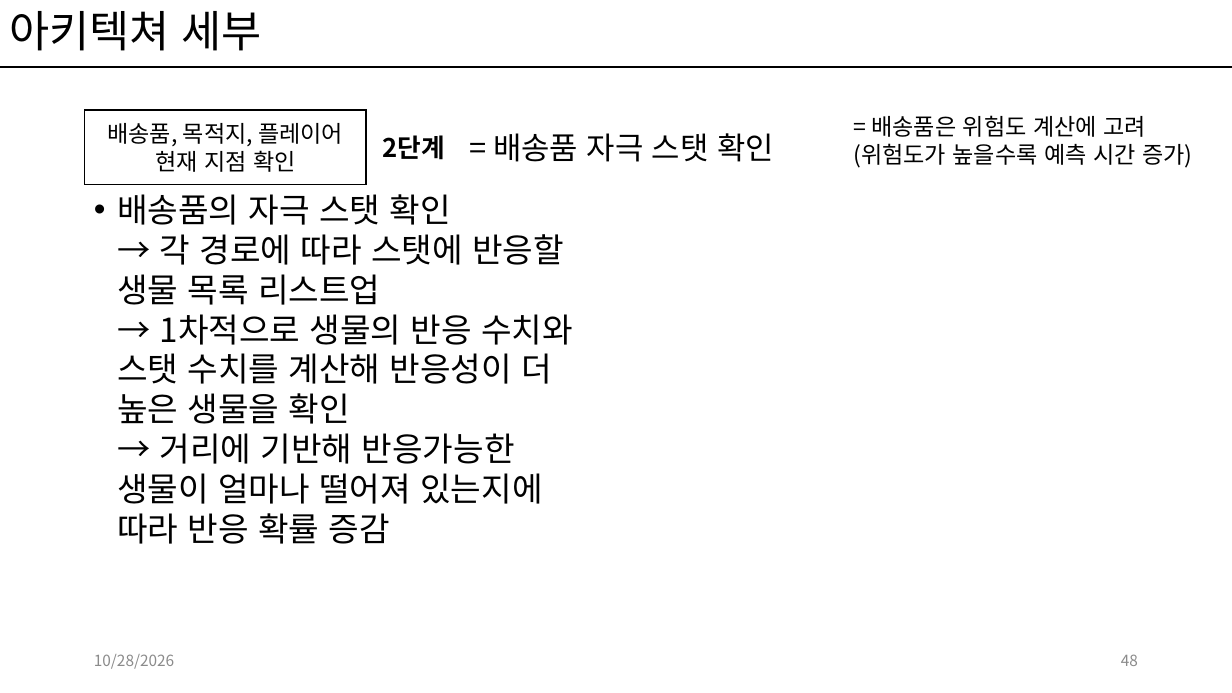
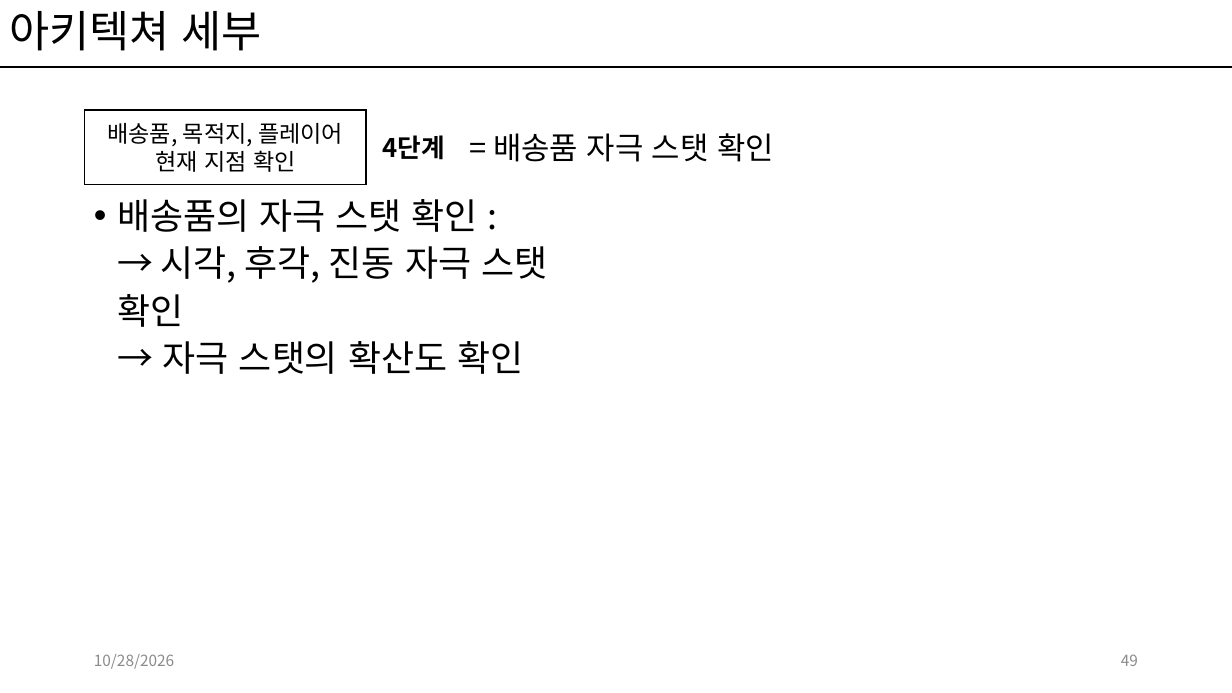
Before and after one commit to kwakyerin/2026_Graduation_Project, a slide deck: slide 49 of documents/HyunahKwon/design/designing/for_teammates/배트와 달트_기획.pptx (slide 48 before the commit). Drawn at 1232x693 pixels with LibreOffice and Linux fonts; fonts in the diff are those of the drawing. Boxes give left, top, right and bottom in pixels: in the first picture for what was removed or moved away, otherwise in the second. Text is boxed around its words. In the diff, an @@ line names an element or a change of style, - is before the commit and + after.

Commit message:
아키텍쳐 기획 세부 정리 완료
전체 기획서에 위치함, 수정한 페이지는 표시를 해둠

```diff
--- a/documents/HyunahKwon/design/designing/for_teammates/배트와 달트_기획.pptx
+++ b/documents/HyunahKwon/design/designing/for_teammates/배트와 달트_기획.pptx
@@ text removed at (853, 115, 1192, 168) @@
-= 배송품은 위험도 계산에 고려
-(위험도가 높을수록 예측 시간 증가)
@@ text at (383, 135, 445, 160): text changed @@
-2단계
+4단계
@@ text at (117, 199, 547, 374): text changed; size 25.9 to 28 pt @@
-• 배송품의 자극 스탯 확인
-  → 각 경로에 따라 스탯에 반응할 생물 목록 리스트업
-  → 1차적으로 생물의 반응 수치와 스탯 수치를 계산해 반응성이 더 높은 생물을 확인
-  → 거리에 기반해 반응가능한 생물이 얼마나 떨어져 있는지에 따라 반응 확률 증감
+• 배송품의 자극 스탯 확인 :
+  → 시각, 후각, 진동 자극 스탯 확인
+  → 자극 스탯의 확산도 확인
@@ page number at (1121, 654, 1138, 666): text changed @@
-48
+49
```
Also in this commit, not shown: 11 other slides changed, 6 slides added.
